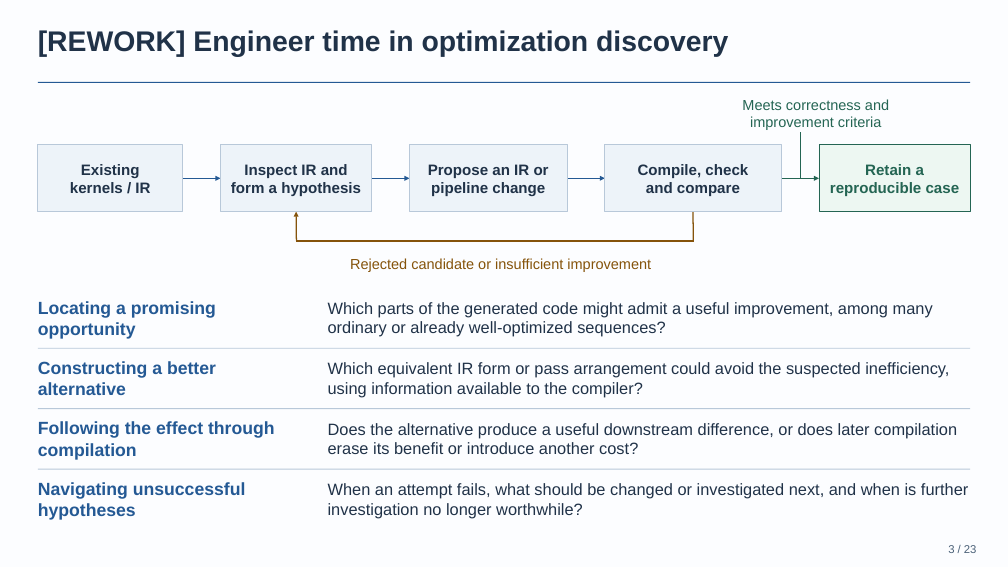
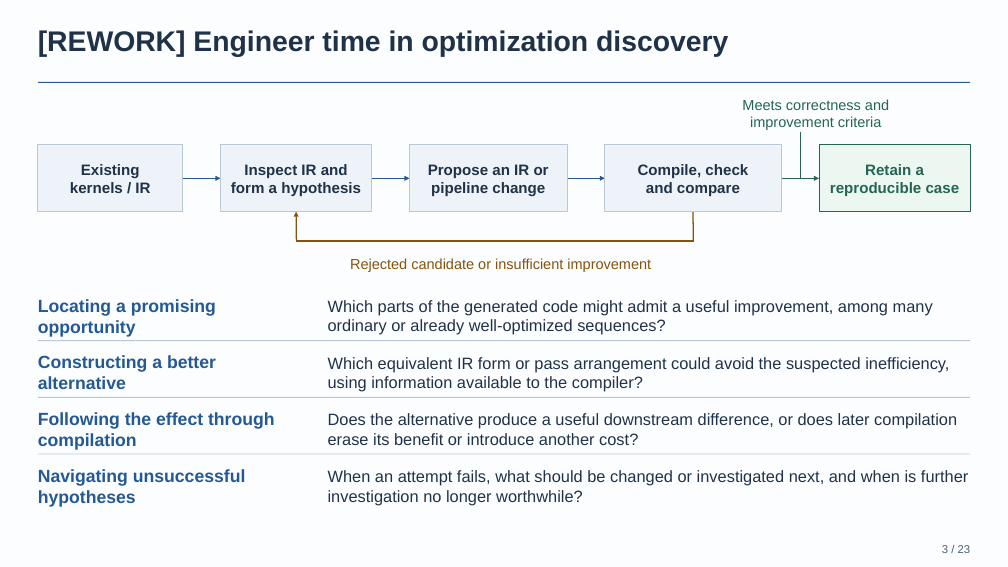
Before and after one commit to BonZirka/ascend-npu-optimization-research, a slide deck: slide 3 of output/ascend-optimization-pitch/ascend-optimization-technical.pptx. Drawn at 1008x567 pixels with LibreOffice and Linux fonts; fonts in the diff are those of the drawing. Boxes give left, top, right and bottom in pixels: in the first picture for what was removed or moved away, otherwise in the second. Text is boxed around its words. In the diff, an @@ line names an element or a change of style, - is before the commit and + after.

Commit message:
Align technical slides to a shared content grid
Apply consistent title and footer coordinates, establish a shared content boundary, and keep slide numbering in a separate footer zone.

```diff
--- a/output/ascend-optimization-pitch/ascend-optimization-technical.pptx
+++ b/output/ascend-optimization-pitch/ascend-optimization-technical.pptx
@@ text "Constructing a better alternative": place and size @@
-text "Constructing a better alternative" at [38,361,216,395]
+text "Constructing a better alternative" at [38,355,216,389]
@@ rectangle: place and size @@
-rectangle at [37,348,970,348]
+rectangle at [37,340,970,340]
@@ text "Which equivalent IR form or ...": place and size @@
-text "Which equivalent IR form or ..." at [328,362,949,398]
+text "Which equivalent IR form or ..." at [328,357,949,392]
@@ text "Following the effect through compilation": place and size @@
-text "Following the effect through compilation" at [38,421,275,460]
+text "Following the effect through compilation" at [38,412,275,450]
@@ rectangle: place and size @@
-rectangle at [37,408,970,409]
+rectangle at [37,397,970,397]
@@ text "Does the alternative produce a ...": place and size @@
-text "Does the alternative produce a ..." at [328,423,957,454]
+text "Does the alternative produce a ..." at [328,413,957,445]
@@ text "Navigating unsuccessful hypotheses": place and size @@
-text "Navigating unsuccessful hypotheses" at [38,482,246,520]
+text "Navigating unsuccessful hypotheses" at [38,469,246,507]
@@ rectangle: place and size @@
-rectangle at [37,469,970,469]
+rectangle at [37,454,970,454]
@@ text "When an attempt fails, what ...": place and size @@
-text "When an attempt fails, what ..." at [328,483,968,519]
+text "When an attempt fails, what ..." at [328,470,968,505]
@@ text "3 / 23": place and size @@
-text "3 / 23" at [948,545,977,553]
+text "3 / 23" at [942,545,971,553]
```
Also in this commit, not shown: 22 other slides changed, 9 other files.
